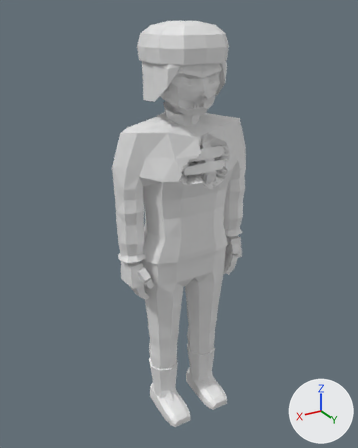
The glTF model assets/models/zombie_soldier_f_b3.glb: old version first, new version second.
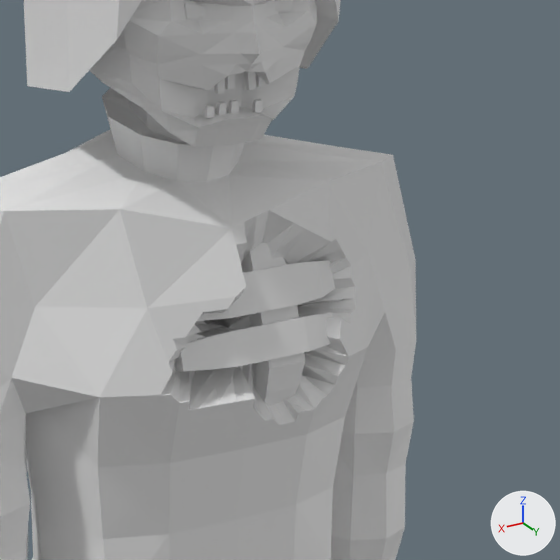
Each version is shown whole from a camera (50 mm lens) standing at (1.159, 1.889, 1.992) and looking at (0.009, -0.028, 1.034), then close up on the part from 38% to 79% of the width and 17% to 50% of the height. Lighting does not change. The marker at lower right points along +X, +Y and +Z. The older version's two pictures come first. Vertices at exactly the same position are counted once.

Names of what the first close-up shows: 'zombie_soldier_f_b3'.
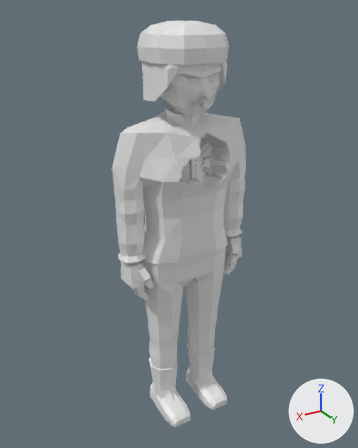
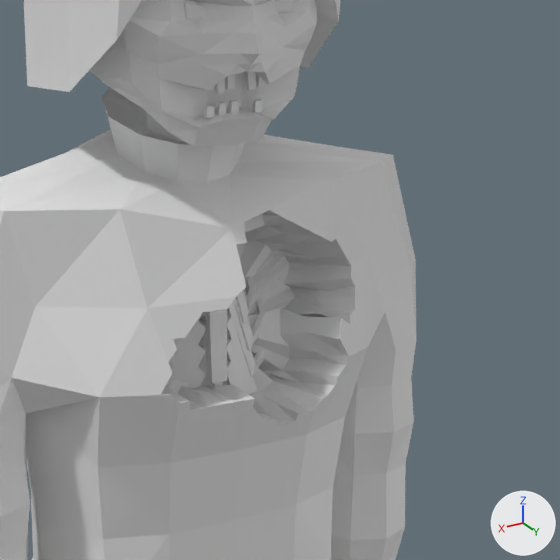
Pixel boxes (x1, y1, x2, y2) of what changed, in the close-ups (560 x 560 px; the box of a moved part takes in the faces that stretch with it):
part 1 of me_zombie_soldier_f_b3, added
    after: (205, 309, 227, 384)
part 2 of me_zombie_soldier_f_b3, added
    after: (166, 314, 202, 385)
part 3 of me_zombie_soldier_f_b3, added
    after: (170, 322, 206, 383)
part 4 of me_zombie_soldier_f_b3, added (mostly hidden)
    after: (189, 368, 206, 388)
part 5 of me_zombie_soldier_f_b3, added (mostly hidden)
    after: (226, 361, 242, 390)
part 6 of me_zombie_soldier_f_b3, added (mostly hidden)
    after: (245, 214, 265, 232)
part 7 of me_zombie_soldier_f_b3, moved or reshaped
    both: (161, 210, 355, 425)

What the commit changed:
me_zombie_soldier_f_b3 is used by ob_zombie_soldier_f_b3; location (0.0, 0.0, 0.0).
me_zombie_soldier_f_b3 had 1958 vertices, 3756 faces and spanned x -0.36..0.36, y -0.19..0.2, z 0.0..1.95.
me_zombie_soldier_f_b3 now has 2294 vertices, 4356 faces and spans x -0.36..0.36, y -0.19..0.2, z 0.0..1.95.
me_zombie_soldier_f_b3 part 1: the loose piece of 8 vertices spanning x -0.02..0.02, y -0.04..-0.01, z 1.43..1.45 is copied, and the copy is scaled about its middle by (0.62, -0.303, -5.91), then moved by (0.0, 0.1, -0.07); it spans x -0.01..0.01, y 0.07..0.09, z 1.3..1.43.
me_zombie_soldier_f_b3 part 2: a new loose piece of 28 vertices spanning x 0.01..0.13, y -0.09..0.08, z 1.29..1.4.
me_zombie_soldier_f_b3 part 3: a new loose piece of 28 vertices spanning x 0.01..0.14, y -0.09..0.08, z 1.25..1.38.
me_zombie_soldier_f_b3 part 4: a new loose piece of 28 vertices spanning x 0.01..0.15, y -0.09..0.08, z 1.18..1.32.
me_zombie_soldier_f_b3 part 5: a new loose piece of 28 vertices spanning x -0.15..-0.01, y -0.09..0.08, z 1.18..1.32.
me_zombie_soldier_f_b3 part 6: a new loose piece of 20 vertices spanning x -0.2..-0.02, y 0.01..0.08, z 1.47..1.52.
me_zombie_soldier_f_b3 part 7: 216 vertices moved from x -0.15..0.09, y 0.04..0.15, z 1.26..1.46 to x -0.17..0.12, y -0.08..0.12, z 1.25..1.49; 7 vertices removed from x -0.15..-0.07, y 0.1..0.12, z 1.3..1.38; 167 vertices added at x -0.15..0.15, y -0.09..0.09, z 1.22..1.47.
Other edits to the shape of me_zombie_soldier_f_b3 do not show in these pictures.
